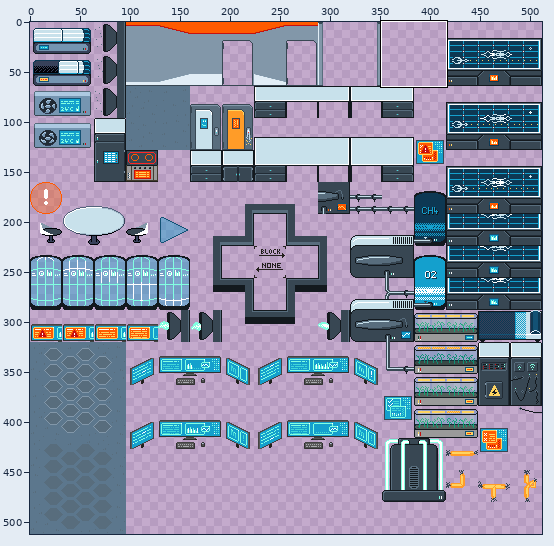
Edited in one commit: sprite sheet (Assets/Map/sus-map.png). The picture above shows the old version from afar; the outline marks the close-up.
Close-up. Earlier state:
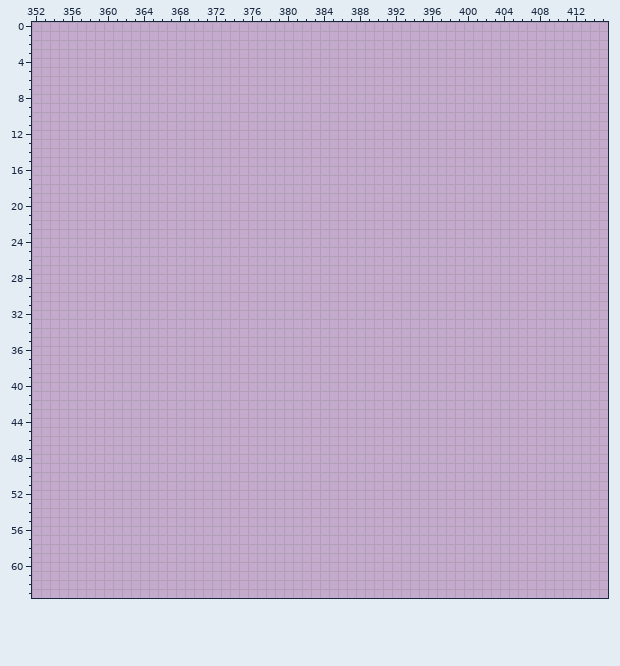
The file is 512x512 pixels. Colours within 5 levels of each other are drawn and written as one. Shown: x 352..415, y 0..63. The commit also changed other parts of the picture, which this record leaves out.
And afterwards:
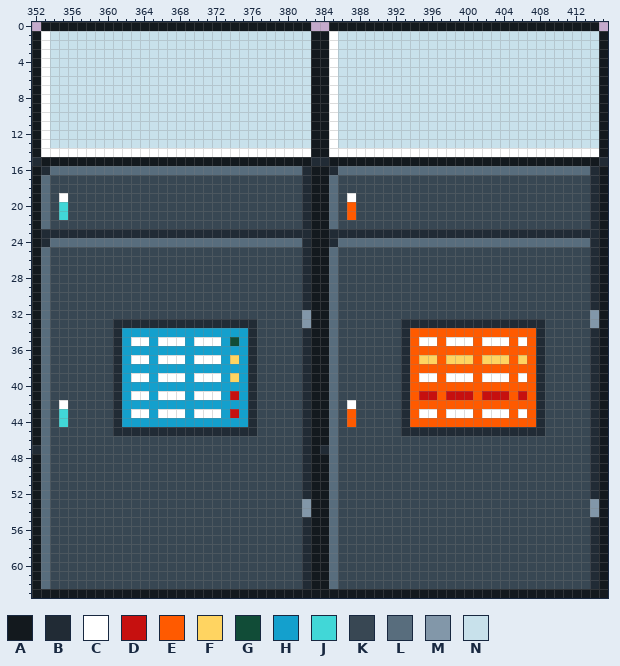
Palette (. is transparent): A #13191e  B #212b35  C #ffffff  D #c6100f  E #ff5a00  F #ffd461  G #114c37  H #14a0cd  J #41d7d7  K #384753  L #586d7d  M #8297a9  N #c8e1eb
What changed:
y 0: x 353..382 .............................. -> AAAAAAAAAAAAAAAAAAAAAAAAAAAAAA; x 385..414 .............................. -> AAAAAAAAAAAAAAAAAAAAAAAAAAAAAA
y 1..13: x 352..415 ................................................................ -> ACNNNNNNNNNNNNNNNNNNNNNNNNNNNNNAACNNNNNNNNNNNNNNNNNNNNNNNNNNNNNA
y 14: x 352..415 ................................................................ -> ACCCCCCCCCCCCCCCCCCCCCCCCCCCCCCAACCCCCCCCCCCCCCCCCCCCCCCCCCCCCCA
y 15: x 352..415 ................................................................ -> BAAAAAAAAAAAAAAAAAAAAAAAAAAAAAABBAAAAAAAAAAAAAAAAAAAAAAAAAAAAAAB
y 16: x 352..415 ................................................................ -> ABLLLLLLLLLLLLLLLLLLLLLLLLLLLLBAABLLLLLLLLLLLLLLLLLLLLLLLLLLLLBA
y 17..18: x 352..415 ................................................................ -> ALKKKKKKKKKKKKKKKKKKKKKKKKKKKKBAALKKKKKKKKKKKKKKKKKKKKKKKKKKKKBA
y 19: x 352..415 ................................................................ -> ALKCKKKKKKKKKKKKKKKKKKKKKKKKKKBAALKCKKKKKKKKKKKKKKKKKKKKKKKKKKBA
y 20..21: x 352..415 ................................................................ -> ALKJKKKKKKKKKKKKKKKKKKKKKKKKKKBAALKEKKKKKKKKKKKKKKKKKKKKKKKKKKBA
y 22: x 352..415 ................................................................ -> ALKKKKKKKKKKKKKKKKKKKKKKKKKKKKBAALKKKKKKKKKKKKKKKKKKKKKKKKKKKKBA
y 23: x 352..415 ................................................................ -> ABBBBBBBBBBBBBBBBBBBBBBBBBBBBBBAABBBBBBBBBBBBBBBBBBBBBBBBBBBBBBA
y 24: x 352..415 ................................................................ -> ABLLLLLLLLLLLLLLLLLLLLLLLLLLLLBAABLLLLLLLLLLLLLLLLLLLLLLLLLLLLBA
y 25..31: x 352..415 ................................................................ -> ALKKKKKKKKKKKKKKKKKKKKKKKKKKKKBAALKKKKKKKKKKKKKKKKKKKKKKKKKKKKBA
y 32: x 352..415 ................................................................ -> ALKKKKKKKKKKKKKKKKKKKKKKKKKKKKMAALKKKKKKKKKKKKKKKKKKKKKKKKKKKKMA
y 33: x 352..415 ................................................................ -> ALKKKKKKKBBBBBBBBBBBBBBBBKKKKKMAALKKKKKKKBBBBBBBBBBBBBBBBKKKKKMA
y 34: x 352..415 ................................................................ -> ALKKKKKKKBHHHHHHHHHHHHHHBKKKKKBAALKKKKKKKBEEEEEEEEEEEEEEBKKKKKBA
y 35: x 352..415 ................................................................ -> ALKKKKKKKBHCCHCCCHCCCHGHBKKKKKBAALKKKKKKKBECCECCCECCCECEBKKKKKBA
y 36: x 352..415 ................................................................ -> ALKKKKKKKBHHHHHHHHHHHHHHBKKKKKBAALKKKKKKKBEEEEEEEEEEEEEEBKKKKKBA
y 37: x 352..415 ................................................................ -> ALKKKKKKKBHCCHCCCHCCCHFHBKKKKKBAALKKKKKKKBEFFEFFFEFFFEFEBKKKKKBA
y 38: x 352..415 ................................................................ -> ALKKKKKKKBHHHHHHHHHHHHHHBKKKKKBAALKKKKKKKBEEEEEEEEEEEEEEBKKKKKBA
y 39: x 352..415 ................................................................ -> ALKKKKKKKBHCCHCCCHCCCHFHBKKKKKBAALKKKKKKKBECCECCCECCCECEBKKKKKBA
y 40: x 352..415 ................................................................ -> ALKKKKKKKBHHHHHHHHHHHHHHBKKKKKBAALKKKKKKKBEEEEEEEEEEEEEEBKKKKKBA
y 41: x 352..415 ................................................................ -> ALKKKKKKKBHCCHCCCHCCCHDHBKKKKKBAALKKKKKKKBEDDEDDDEDDDEDEBKKKKKBA
y 42: x 352..415 ................................................................ -> ALKCKKKKKBHHHHHHHHHHHHHHBKKKKKBAALKCKKKKKBEEEEEEEEEEEEEEBKKKKKBA
y 43: x 352..415 ................................................................ -> ALKJKKKKKBHCCHCCCHCCCHDHBKKKKKBAALKEKKKKKBECCECCCECCCECEBKKKKKBA
y 44: x 352..415 ................................................................ -> ALKJKKKKKBHHHHHHHHHHHHHHBKKKKKBAALKEKKKKKBEEEEEEEEEEEEEEBKKKKKBA
y 45: x 352..415 ................................................................ -> ALKKKKKKKBBBBBBBBBBBBBBBBKKKKKBAALKKKKKKKBBBBBBBBBBBBBBBBKKKKKBA
y 46: x 352..415 ................................................................ -> ALKKKKKKKKKKKKKKKKKKKKKKKKKKKKBAALKKKKKKKKKKKKKKKKKKKKKKKKKKKKBA
y 47: x 352..415 ................................................................ -> BLKKKKKKKKKKKKKKKKKKKKKKKKKKKKBABLKKKKKKKKKKKKKKKKKKKKKKKKKKKKBA
y 48..52: x 352..415 ................................................................ -> ALKKKKKKKKKKKKKKKKKKKKKKKKKKKKBAALKKKKKKKKKKKKKKKKKKKKKKKKKKKKBA
y 53..54: x 352..415 ................................................................ -> ALKKKKKKKKKKKKKKKKKKKKKKKKKKKKMAALKKKKKKKKKKKKKKKKKKKKKKKKKKKKMA
y 55..62: x 352..415 ................................................................ -> ALKKKKKKKKKKKKKKKKKKKKKKKKKKKKBAALKKKKKKKKKKKKKKKKKKKKKKKKKKKKBA
y 63: x 352..415 ................................................................ -> AAAAAAAAAAAAAAAAAAAAAAAAAAAAAAAAAAAAAAAAAAAAAAAAAAAAAAAAAAAAAAAA
Pixel boxes of the changes (left, top, right, bottom) in both close-ups:
added: (32, 22, 608, 598)
